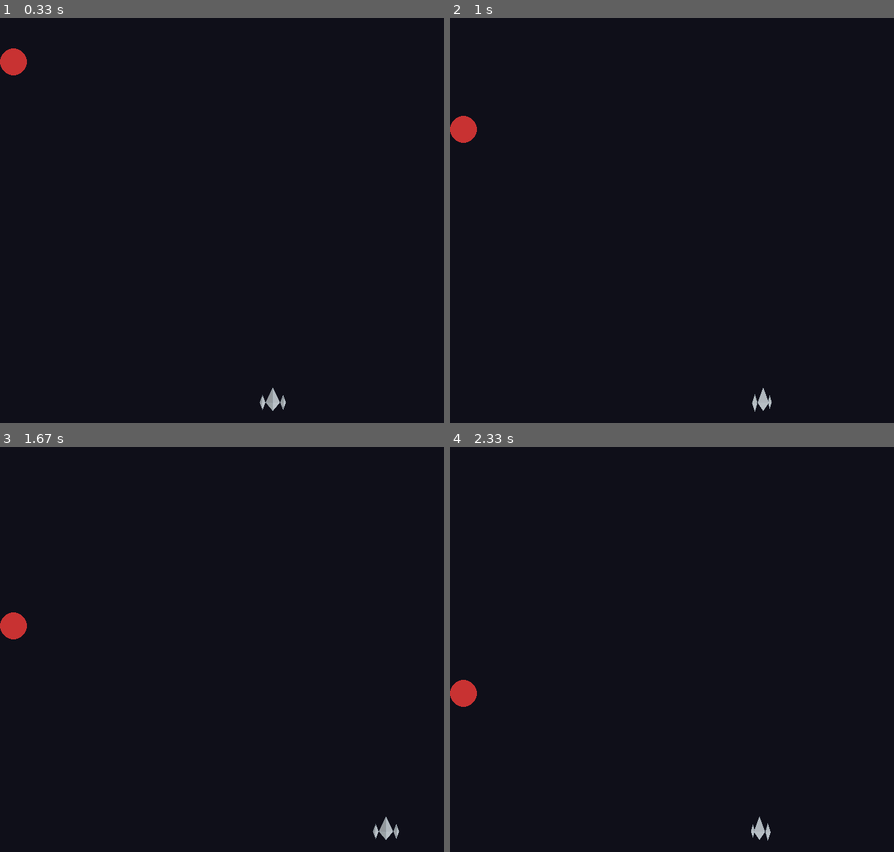
Above: before the commit, frames 1-4 (two rows, left to right).
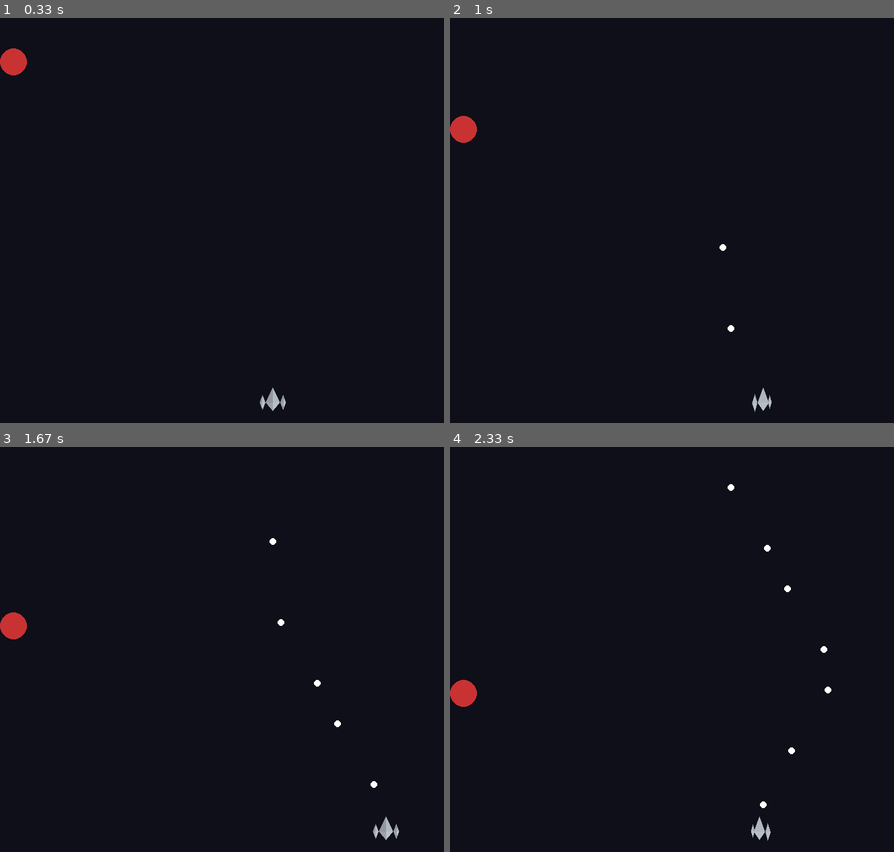
Above: after the commit, the same moments.

Repository: jeser-cavali/projeto-pygame
Game: pygame game, started from Main.py
Same seed, same stepped clock (60 frames per second), same inputs: the game is played once before the commit and once after it.
Inputs:
- Up to frame 1 (0.33 s): no input
- Up to frame 2 (1 s): tap Space at 0.33, 0.73 s; hold Right from 0.67 s (still down)
- Up to frame 3 (1.67 s): tap Space at 1.03, 1.23, 1.53 s; release Right at 1.13 s; hold Right 1.17-1.63 s
- Up to frame 4 (2.33 s): hold Left 1.67-2.2 s; tap Space at 1.73, 2.03, 2.3 s; hold Left from 2.23 s (still down)

Frame 1 is identical in both runs. In frame 2, less than 0.1% of the frame differs, in the area x 60-65%, y 55-78%; in frame 3, 0.1%; in frame 4, 0.1%, in the area x 62-86%, y 9-90%.

Commit message:
mecanica de tiro

Diff:
--- a/Nave.py
+++ b/Nave.py
@@ -1,10 +1,13 @@
 import pygame
+
+import Projetil
 from ElementoJogo import ElementoJogo
 
 class Nave(ElementoJogo):
     def __init__(self, largura_tela, altura_tela, velocidade=6, cor=(0, 255, 100)):
         # Inicializa a classe base com posição inicial centralizada embaixo
         pygame.sprite.Sprite.__init__(self)
+        # O tamanho nativo do sprite é 300x300, diminuí para 50x50
         self.sprites = [
             pygame.transform.scale(pygame.image.load('media/Ship-middle.png'), (50, 50)),
             pygame.transform.scale(pygame.image.load('media/Ship-left.png'), (50, 50)),
@@ -58,6 +61,7 @@
         # TODO 1 (Alunos): Criar um projétil (pygame.Rect) saindo da ponta da nave
         # (ex: largura 4, altura 10) e adicioná-lo à lista self.tiros
         # =========================================================================
+        self.tiros.append(Projetil.Projetil(self.rect.x + 25, self.rect.y))
         pass
 
     def atualizar_tiros(self):
@@ -66,6 +70,8 @@
         # - Mover cada tiro da lista para cima (diminuir tiro.y)
         # - Remover da lista os tiros que saírem pelo topo da tela (tiro.bottom < 0)
         # =========================================================================
+        for tiro in self.tiros:
+            tiro.atualizar()
         pass
 
     def atualizar(self):
@@ -78,4 +84,4 @@
 
         # Desenha os tiros ativos na cor branca
         for tiro in self.tiros:
-            pygame.draw.rect(tela, (255, 255, 255), tiro)
+            tiro.desenhar(tela)
--- /dev/null
+++ b/Projetil.py
@@ -0,0 +1,29 @@
+import pygame.draw
+
+from ElementoJogo import ElementoJogo
+
+
+class Projetil(ElementoJogo):
+    def __init__(self, x, y, velocidade=10, cor=(0, 0, 0)):
+        super().__init__(
+            x = x,
+            y = y,
+            largura = 0,
+            altura = 0,
+            cor = cor,
+            velocidade = velocidade
+        )
+        self.isVisible = 1
+
+    def mover(self):
+        self.rect.y -= self.velocidade
+
+        if self.rect.y < 0:
+            self.isVisible = 0
+
+    def atualizar(self):
+        self.mover()
+
+    def desenhar(self, tela):
+        if self.isVisible == 1:
+            pygame.draw.circle(tela, (255, 255, 255), (self.rect.x, self.rect.y), 5)
